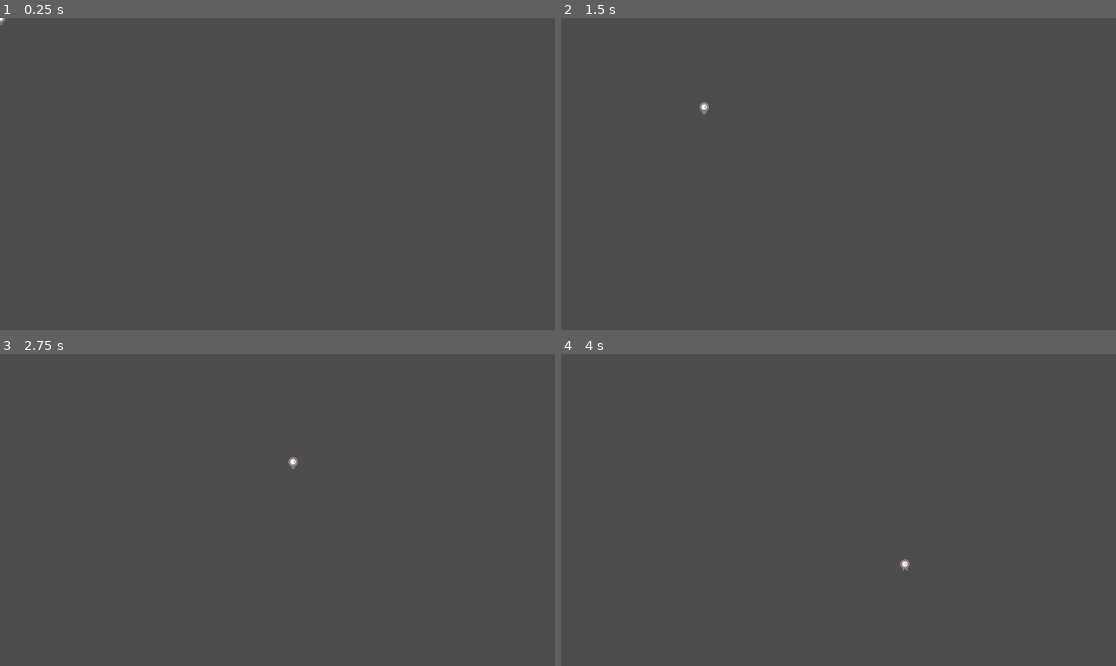
Above: before the commit, frames 1-4 (two rows, left to right).
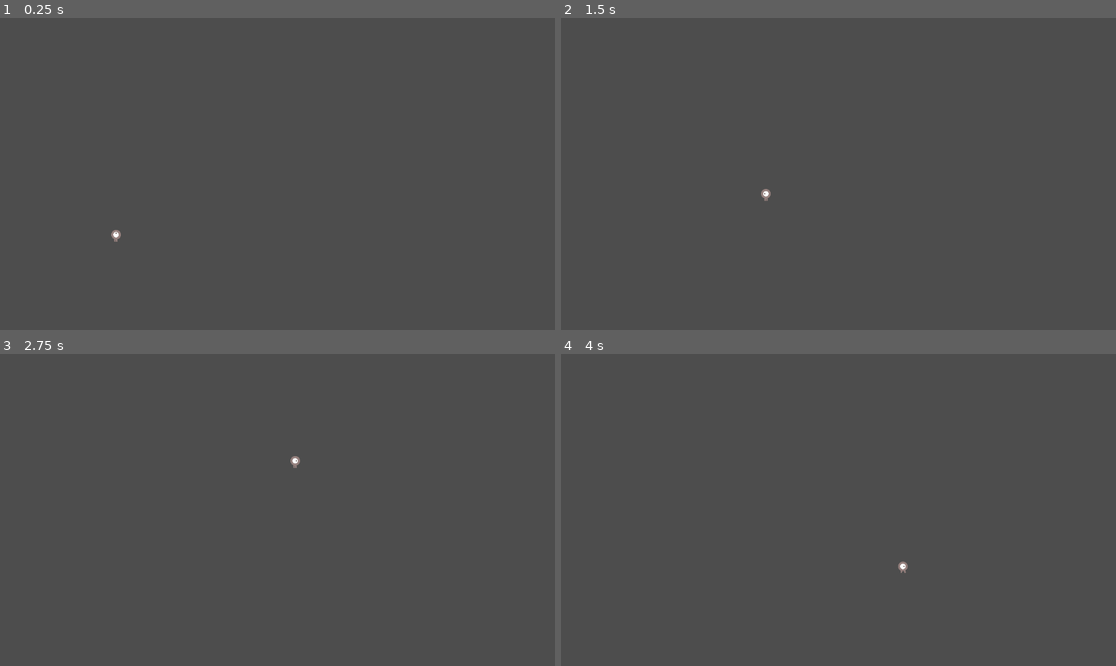
Above: after the commit, the same moments.

Repository: Albaraa-Alluhaibi/Limb-Disaster
Game: Godot game, scene res://scenes/main_scene.tscn
Two runs of this game, one before a commit and one after it. Both use one fixed random seed, a clock stepped at 60 frames per second and the inputs below. Before the commit the project starts from res://scenes/character.tscn.
Inputs (mouse positions are in pixels of both pictures, inside the frame that each line leads up to):
- Up to frame 1 (0.25 s): no input
- Up to frame 2 (1.5 s): tap Enter at 0.5 s; move the mouse to (960, 158) at 0.52 s; press the mouse at (960, 158) at 0.53 s; move the mouse to (727, 189) at 1.27 s; release the mouse at (727, 189) at 1.28 s; click (727, 189) at 1.35 s
- Up to frame 3 (2.75 s): move the mouse to (333, 441) at 2.02 s; press the mouse at (333, 441) at 2.03 s
- Up to frame 4 (4 s): move the mouse to (810, 572) at 2.77 s; release the mouse at (810, 572) at 2.78 s; click (810, 572) at 2.85 s; move the mouse to (1005, 556) at 3.52 s; press the mouse at (1005, 556) at 3.53 s

The runs differ from the first frame. In frame 1, less than 0.1% of the frame differs, in the area x 0-22%, y 0-72%; in frame 2, 0.1%, in the area x 24-38%, y 26-59%; in frame 3, less than 0.1%; in frame 4, less than 0.1%.

Commit message:
added main scene

Diff:
--- a/limb-disaster/project.godot
+++ b/limb-disaster/project.godot
@@ -11,7 +11,7 @@
 [application]
 
 config/name="Limb Disaster"
-run/main_scene="uid://doond6e2kkys0"
+run/main_scene="uid://3m5itych6nvw"
 config/features=PackedStringArray("4.5", "Forward Plus")
 config/icon="res://icon.svg"
 
--- a/limb-disaster/scenes/character.tscn
+++ b/limb-disaster/scenes/character.tscn
@@ -34,17 +34,17 @@
 [sub_resource type="CapsuleShape2D" id="CapsuleShape2D_my7n2"]
 height = 26.0
 
-[node name="Node2D" type="Node2D"]
-
-[node name="Character" type="Area2D" parent="."]
+[node name="Player" type="Area2D"]
 script = ExtResource("1_dp8ca")
 
-[node name="AnimatedSprite2D" type="AnimatedSprite2D" parent="Character"]
+[node name="AnimatedSprite2D" type="AnimatedSprite2D" parent="."]
 position = Vector2(1.0000001, 2.4999988)
 scale = Vector2(0.1851852, 0.1851852)
 sprite_frames = SubResource("SpriteFrames_a5ia6")
 animation = &"up"
 
-[node name="CollisionShape2D" type="CollisionShape2D" parent="Character"]
+[node name="CollisionShape2D" type="CollisionShape2D" parent="."]
 position = Vector2(1, 3)
 shape = SubResource("CapsuleShape2D_my7n2")
+
+[node name="Node2D" type="Node2D" parent="."]
--- /dev/null
+++ b/limb-disaster/scenes/main_scene.tscn
@@ -0,0 +1,36 @@
+[gd_scene load_steps=5 format=3 uid="uid://3m5itych6nvw"]
+
+[ext_resource type="Script" uid="uid://dmjmjfs5ltwyk" path="res://scripts/main_scene.gd" id="1_w2twt"]
+[ext_resource type="PackedScene" uid="uid://dk66vxmpfybp8" path="res://scenes/enemy.tscn" id="2_pw63i"]
+[ext_resource type="PackedScene" uid="uid://doond6e2kkys0" path="res://scenes/character.tscn" id="3_7ykc4"]
+
+[sub_resource type="Curve2D" id="Curve2D_pw63i"]
+_data = {
+"points": PackedVector2Array(0, 0, 0, 0, 1, 4, 0, 0, 0, 0, 1151, 2, 0, 0, 0, 0, 1152, 649, 0, 0, 0, 0, 6, 651, 0, 0, 0, 0, 1, 4)
+}
+point_count = 5
+
+[node name="MainScene" type="Node2D"]
+script = ExtResource("1_w2twt")
+mob_scene = ExtResource("2_pw63i")
+
+[node name="Player" parent="." instance=ExtResource("3_7ykc4")]
+
+[node name="MobTimer" type="Timer" parent="."]
+wait_time = 0.5
+
+[node name="ScoreTimer" type="Timer" parent="."]
+
+[node name="StartTimer" type="Timer" parent="."]
+wait_time = 2.0
+one_shot = true
+
+[node name="StartPosition" type="Marker2D" parent="."]
+position = Vector2(240, 450)
+
+[node name="MobPath" type="Path2D" parent="."]
+curve = SubResource("Curve2D_pw63i")
+
+[node name="MobSpawnLocation" type="PathFollow2D" parent="MobPath"]
+position = Vector2(1, 4)
+rotation = -0.0017391286
--- a/limb-disaster/scripts/character.gd
+++ b/limb-disaster/scripts/character.gd
@@ -11,13 +11,13 @@
 	#get_viewport_rect() gets the size
 	screen_size = get_viewport_rect().size
 	#hide the player
-	#hide()
+	hide()
 
 #used to reset the player when starting a new game
 func start(pos):
 	position = pos
 	show()
-	$CollisionShpe2D.disabled = false
+	$CollisionShape2D.disabled = false
 
 #_process() function is called every frame and updates the elements within the game
 func _process(delta):
@@ -54,7 +54,7 @@
 	position = position.clamp(Vector2.ZERO, screen_size)
 	return
 
-func _on_body_entered(body):
+func _on_body_entered(_body):
 	hide() #player disappears after being
 	hit.emit()#signal is emitted when player hits enemy or obstacle
 	#disable collision since we can't we can't change physics properties on a physics callback
--- /dev/null
+++ b/limb-disaster/scripts/main_scene.gd
@@ -0,0 +1,49 @@
+extends Node2D
+
+@export var mob_scene: PackedScene
+var score
+
+func game_over():
+	$ScoreTimer.stop()
+	$MobTimer.stop()
+
+func new_game():
+	score = 0
+	$Player.start($StartPosition.position)
+	$StartTimer.start()
+
+func _on_score_timer_timeout():
+	score += 1
+
+func _on_start_timer_timeout():
+	$MobTimer.start()
+	$ScoreTimer.start()
+	print("Test")
+
+func _on_mob_timer_timeout():
+	#create a new instance of the mob scene
+	var mob = mob_scene.instantiate()
+
+	#chose a random location on path 2d
+	var mob_spawn_location = $MobPath/MobSpawnLocation
+	mob_spawn_location.progress_ratio = randf()
+
+	#set the mob's position to the random location
+	mob.position = mob_spawn_location.position
+
+	#set the mob's direction to perpendicular to the path direction
+	var direction = mob_spawn_location.rotation+PI/2
+
+	#add some randomness to the direction
+	direction += randf_range(-PI / 4, PI / 4)
+	mob.rotation = direction
+
+	#choose the velocity for the mob
+	var velocity = Vector2(randf_range(150.0, 250.0), 0.0)
+	mob.linear_velocity = velocity.rotated(direction)
+
+	#spawn the mob by adding it to the main scene
+	add_child(mob)
+
+func _ready():
+	new_game()
Not shown, added: limb-disaster/scripts/main_scene.gd.uid
